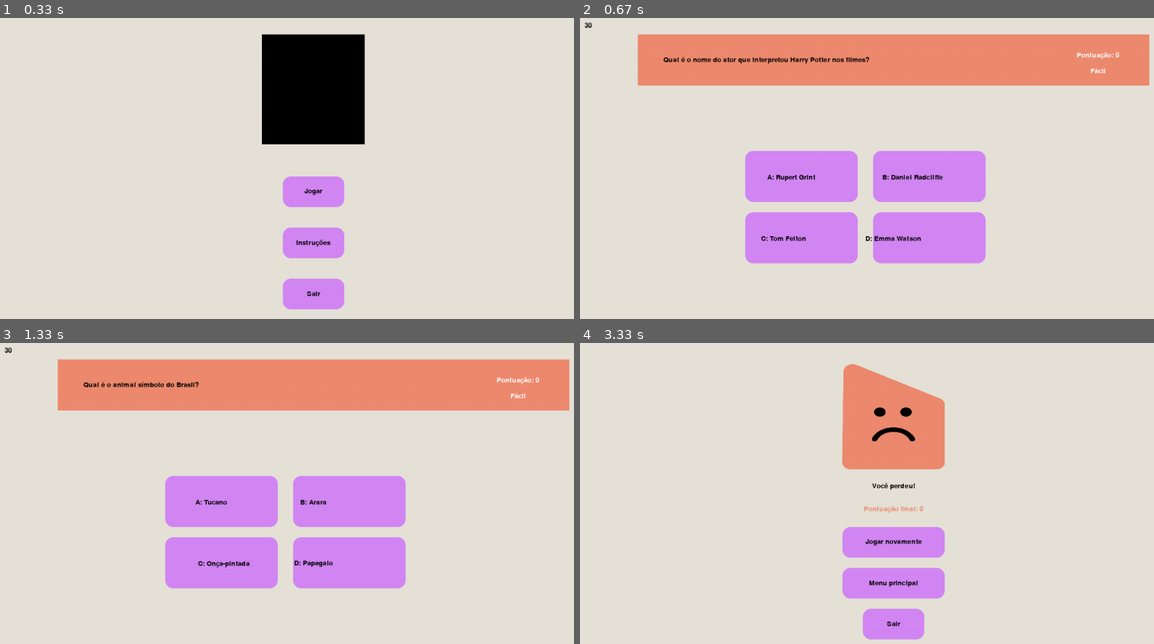
Above: before the commit, frames 1-4 (two rows, left to right).
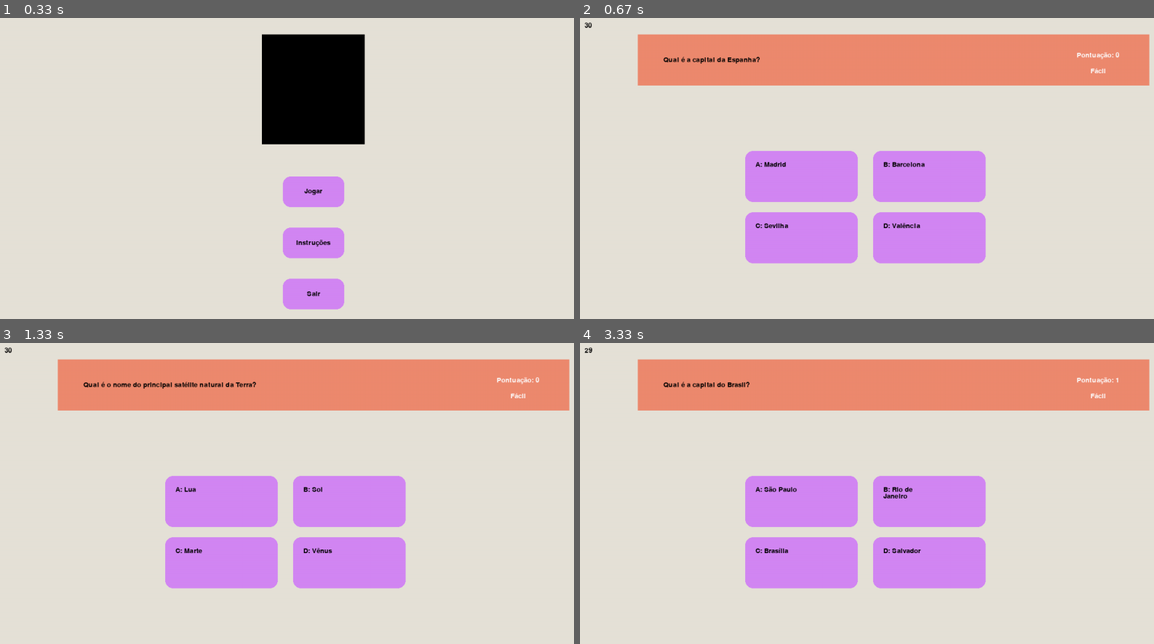
Above: after the commit, the same moments.

Repository: insper-classroom/devlife-23-1-projeto-pygame-jonas-pelegrina-gabriel-mendes
Game: pygame game, started from jogo.py
Same seed, same stepped clock (60 frames per second), same inputs: the game is played once before the commit and once after it.
Inputs (mouse positions are in pixels of both pictures, inside the frame that each line leads up to):
- Up to frame 1 (0.33 s): no input
- Up to frame 2 (0.67 s): click (895, 180) at 0.38 s
- Up to frame 3 (1.33 s): click (390, 538) at 0.72 s; click "Jogar novamente" at 1.05 s
- Up to frame 4 (3.33 s): click (803, 502) at 1.38 s, where only the run after the commit has a clickable "A: Lua"; click (930, 502) at 1.72 s, where only the run after the commit has a clickable "B: 12 de"; click (884, 556) at 2.05 s; press the mouse at (930, 562) at 2.87 s; move the mouse to (884, 550) at 2.97 s; release the mouse at (838, 541) at 3.1 s; press the mouse at (930, 562) at 3.2 s; move the mouse to (935, 523) at 3.3 s

Frame 1 is identical in both runs. In frame 2, 1.1% of the frame differs, in the area x 18-64%, y 12-75%; in frame 3, 0.8%; in frame 4, 31%, in the area x 0-100%, y 1-99%.

Commit message:
Quebra de linha para as alternativas :)

Diff:
--- a/jogo.py
+++ b/jogo.py
@@ -6,6 +6,7 @@
 from assets import *
 from perguntas_e_respostas import *
 from funcoes import *
+import textwrap
 
 # Inicia módulos do Pygame
 init()
@@ -137,16 +138,25 @@
             for botao in botoes_jogo:
                 botao.desenha(window, False)
 
+            def quebra_alternativa(txt, largura):
+                lista = textwrap.wrap(txt, largura,break_long_words=True)
+                return '\n'.join(lista)
+
+
+            def desenha_linhas_pygame(txt, fonte, cor, x, y):
+                for linha in txt.splitlines():
+                    window.blit(fonte.render(linha, 1, cor), (x, y))
+                    y += fonte.get_height()
+
             # Cria e desenha texto das opções na tela
+            l = 13
             opcoes = questao_sorteada['opcoes']
-            opcao_a = fonte_jogo.render('A: ' + opcoes['A'], True, PRETO)
-            opcao_b = fonte_jogo.render('B: ' + opcoes['B'], True, PRETO)
-            opcao_c = fonte_jogo.render('C: ' + opcoes['C'], True, PRETO)
-            opcao_d = fonte_jogo.render('D: ' + opcoes['D'], True, PRETO)
-            window.blit (opcao_a, (WIDTH/2 - opcao_a.get_width()/2 - 200, HEIGHT/10 - opcao_a.get_height()/2 + 280))
-            window.blit (opcao_b, (WIDTH/2 - opcao_c.get_width()/4, HEIGHT/10 - opcao_c.get_height()/2 + 280))
-            window.blit (opcao_c, (WIDTH/2 - opcao_b.get_width()/2 - 200, HEIGHT/10 - opcao_b.get_height()/2 + 400))
-            window.blit (opcao_d, (WIDTH/2 - opcao_d.get_width()/2, HEIGHT/10 - opcao_d.get_height()/2 + 400))
+
+            textos = ['A: ' + opcoes['A'], 'B: ' + opcoes['B'], 'C: ' + opcoes['C'], 'D: ' + opcoes['D']]
+            posicao = [(370, 320), (620, 320), (370, 440), (620, 440)]
+            for txt in range(len(textos)):
+                linhas = quebra_alternativa(textos[txt], l)
+                desenha_linhas_pygame(linhas, fonte_jogo, PRETO, posicao[txt][0], posicao[txt][1])
 
             # Desenha o Texto/Dificuldade na tela
             nivel_atual = fonte_jogo.render(questao_sorteada['nivel'], True, BRANCO)
--- a/perguntas_e_respostas.py
+++ b/perguntas_e_respostas.py
@@ -61,6 +61,38 @@
           'nivel': 'Fácil',
           'opcoes': {'A': 'Alfa', 'B': 'Beta', 'C': 'Gama', 'D': 'Delta'},
           'correta': 'A'},
+          {'titulo': 'Qual é o nome da capital da França?',
+          'nivel': 'Fácil',
+          'opcoes': {'A': 'Berlim', 'B': 'Madri', 'C': 'Paris', 'D': 'Londres'},
+          'correta': 'C'},
+          {'titulo': 'Qual é o nome da moeda usada no Japão?',
+          'nivel': 'Fácil',
+          'opcoes': {'A': 'Iene', 'B': 'Dólar', 'C': 'Euro', 'D': 'Real'},
+          'correta': 'A'},
+          {'titulo': 'Qual é o nome da maior ilha do mundo?',
+          'nivel': 'Fácil',
+          'opcoes': {'A': 'Groenlândia', 'B': 'Austrália', 'C': 'Borneo', 'D': 'Madagascar'},
+          'correta': 'A'},
+          {'titulo': 'Qual é a capital do Brasil?',
+          'nivel': 'Fácil',
+          'opcoes': {'A': 'São Paulo', 'B': 'Rio de Janeiro', 'C': 'Brasília', 'D': 'Salvador'},
+          'correta': 'C'},
+          {'titulo': 'Qual é o nome do principal satélite natural da Terra?',
+          'nivel': 'Fácil',
+          'opcoes': {'A': 'Lua', 'B': 'Sol', 'C': 'Marte', 'D': 'Vênus'},
+          'correta': 'A'},
+          {'titulo': 'Quem é o criador da Microsoft?',
+          'nivel': 'Fácil',
+          'opcoes': {'A': 'Steve Jobs', 'B': 'Bill Gates', 'C': 'Mark Zuckerberg', 'D': 'Jeff Bezos'},
+          'correta': 'B'},
+          {'titulo': 'Qual é o maior país da América do Sul?',
+          'nivel': 'Fácil',
+          'opcoes': {'A': 'Brasil', 'B': 'Argentina', 'C': 'Colômbia', 'D': 'Peru'},
+          'correta': 'A'},
+          {'titulo': 'Quantos planetas existem no sistema solar?',
+          'nivel': 'Fácil',
+          'opcoes': {'A': '7', 'B': '9', 'C': '8', 'D': '10'},
+          'correta': 'C'},
 
 
           # Médias
